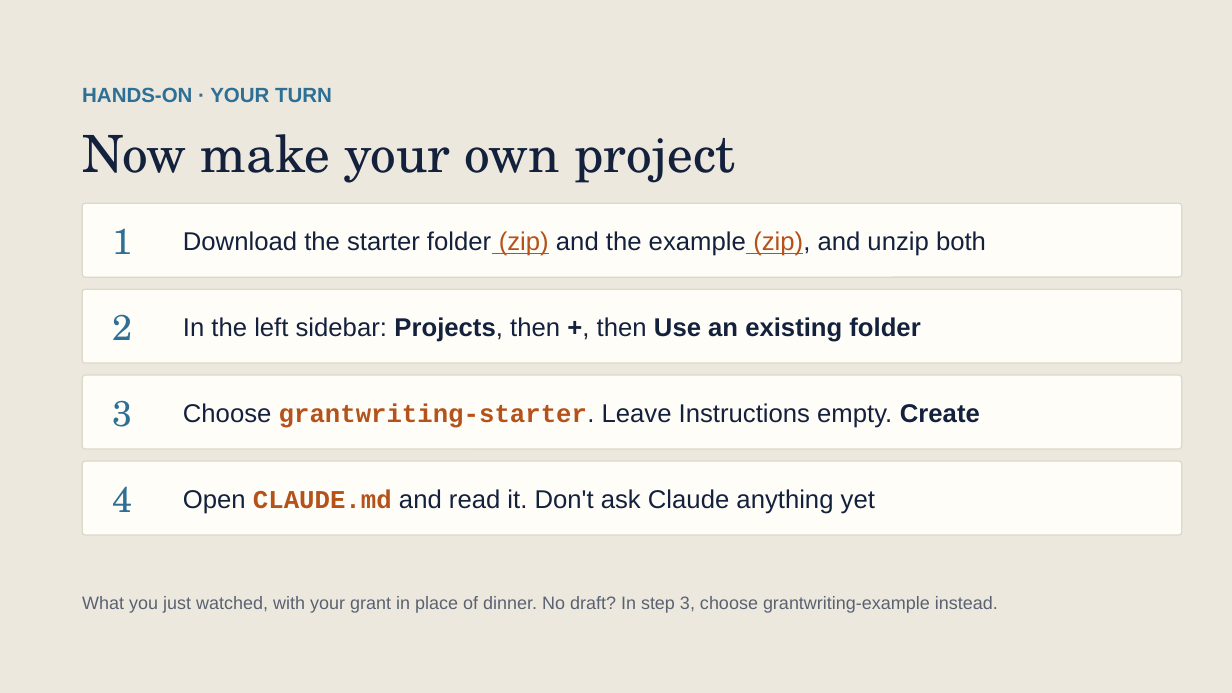
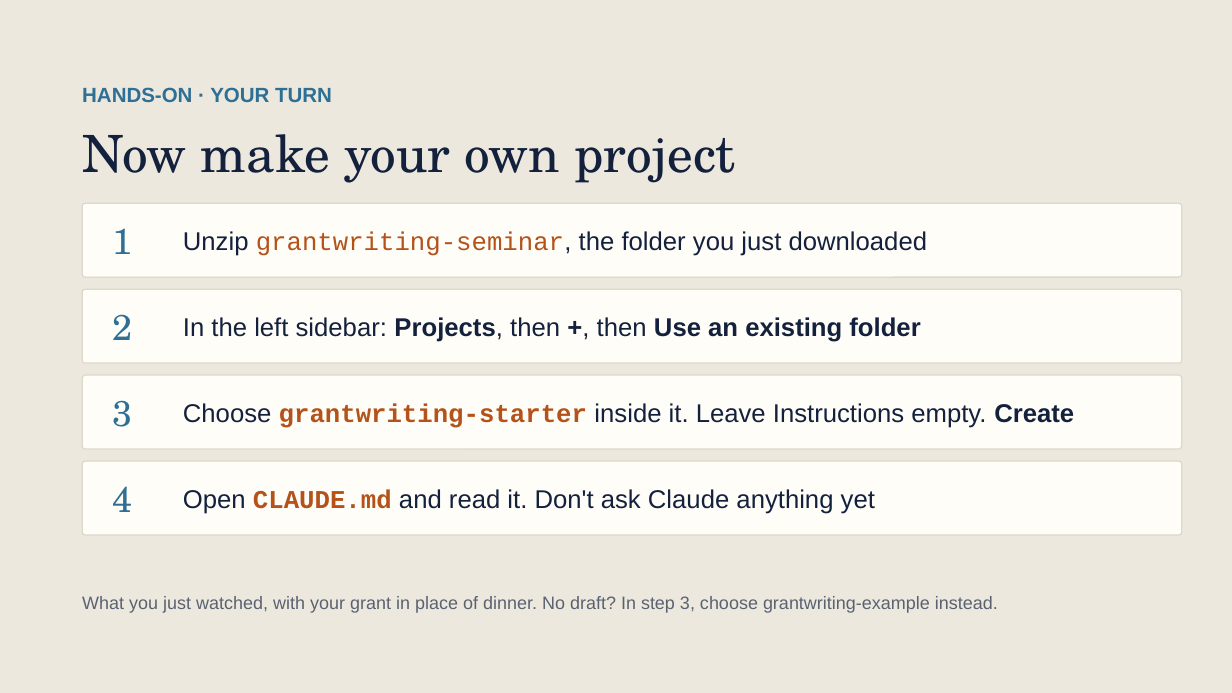
Before and after one commit to scripps-ai-enablement/ai-for-grant-writing, a slide deck: slide 28 of version 1/Using AI for Grant Writing v1.pptx (slide 27 before the commit). Drawn at 1232x693 pixels with LibreOffice and Linux fonts; fonts in the diff are those of the drawing. Boxes give left, top, right and bottom in pixels: in the first picture for what was removed or moved away, otherwise in the second. Text is boxed around its words. In the diff, an @@ line names an element or a change of style, - is before the commit and + after.

```diff
--- a/version 1/Using AI for Grant Writing v1.pptx
+++ b/version 1/Using AI for Grant Writing v1.pptx
@@ text at (183, 231, 928, 256): text changed @@
-Download the starter folder (zip) and the example (zip), and unzip both
+Unzip grantwriting-seminar, the folder you just downloaded
@@ text at (183, 403, 1074, 428): text changed @@
-Choose grantwriting-starter. Leave Instructions empty. Create
+Choose grantwriting-starter inside it. Leave Instructions empty. Create
```
Also in this commit, not shown: 1 slide added, 7 other files.
